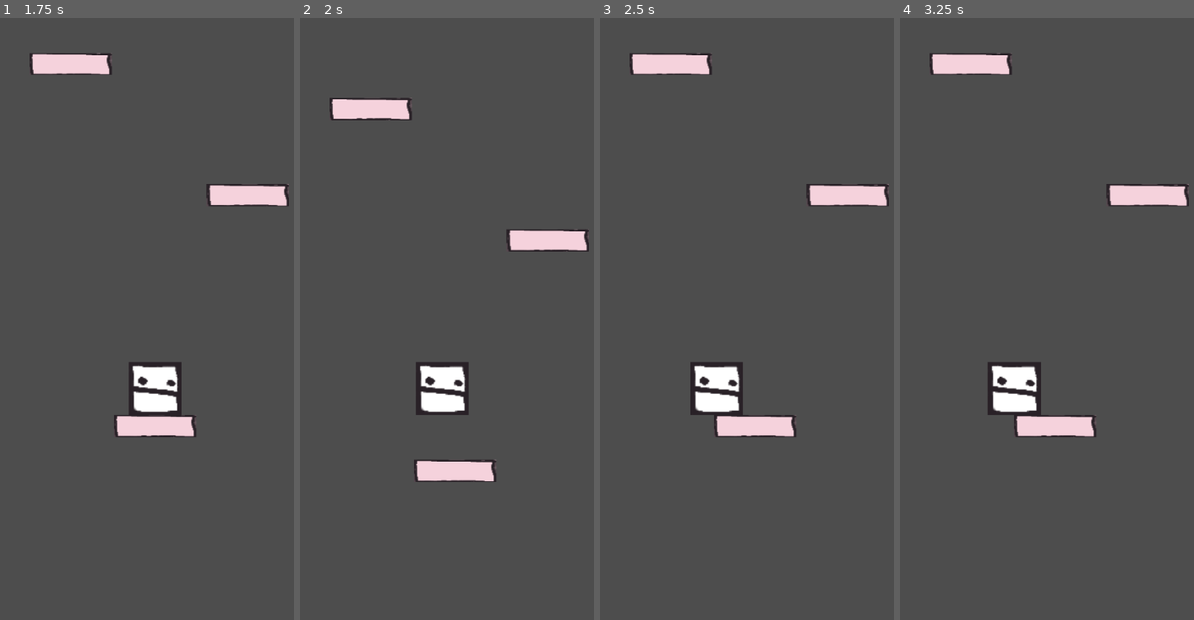
Above: before the commit, frames 1-4 (left to right).
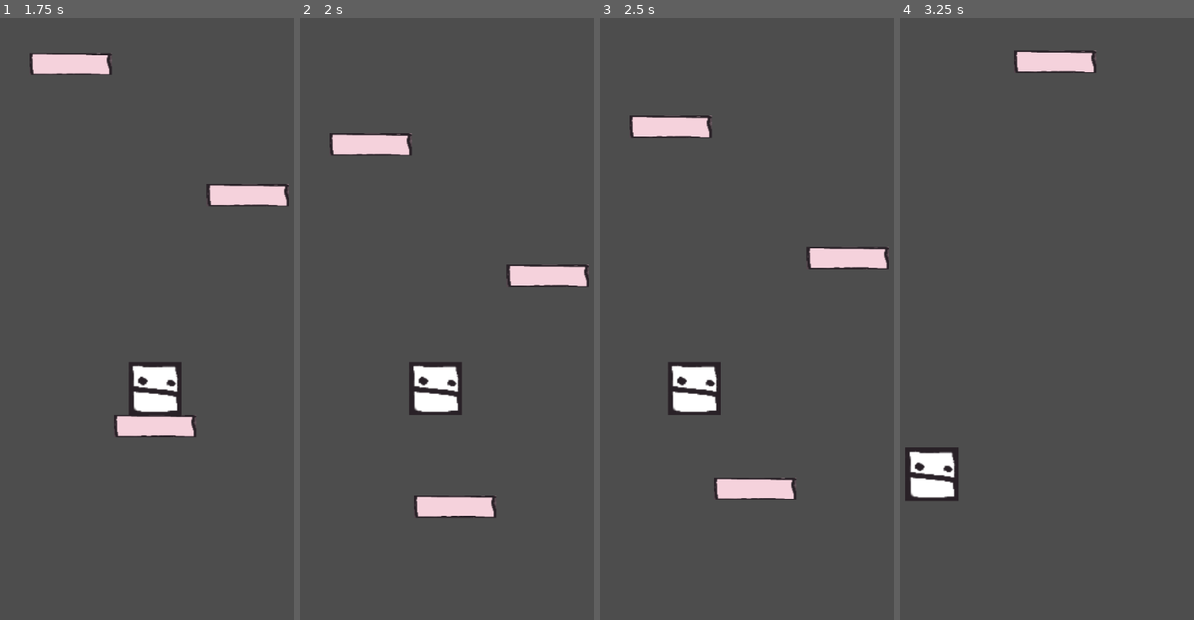
Above: after the commit, the same moments.

Repository: Damglador/PixelJump
Game: Godot game, scene res://scenes/game.tscn
Two runs of this game, one before a commit and one after it. Both use one fixed random seed, a clock stepped at 60 frames per second and the inputs below.
Inputs (mouse positions are in pixels of both pictures, inside the frame that each line leads up to):
- Up to frame 1 (1.75 s): tap Enter at 0.5 s; move the mouse to (249, 325) at 0.52 s; click (249, 325) at 0.67 s; tap Space at 1.25 s; drag from (88, 391) to (147, 493) at 1.27 s
- Up to frame 2 (2 s): no input
- Up to frame 3 (2.5 s): move the mouse to (802, 210) at 2.02 s; click (802, 210) at 2.17 s
- Up to frame 4 (3.25 s): drag from (1047, 493) to (952, 252) at 2.77 s

Frame 1 is identical in both runs. In frame 2, 6.8% of the frame differs, in the area x 10-99%, y 13-83%; in frame 3, 7.6%, in the area x 10-99%, y 5-81%; in frame 4, 7.0%.

Commit message:
Organize variables

Diff:
--- a/src/scripts/player.gd
+++ b/src/scripts/player.gd
@@ -2,9 +2,15 @@
 
 @onready var walls = get_tree().get_root().get_node("Game/Walls")
 @onready var death_zone = get_tree().get_root().get_node("Game/DeathZone")
-@export var POWER = 1
+@onready var arrow = $TheArrow
+@export_category("Jump")
+@export var POWER = 1.5
+@export var MAXJUMP_Y = 1000
+@export var MAXJUMP_X = 500
 @export var FRICTION = 3
 var maxpos = 640
+var startpos = null
+var endpos = null
 
 # Called when the node enters the scene tree for the first time.
 func _ready() -> void:
@@ -28,8 +34,6 @@
 	jump(x, y)
 
 
-var startpos = null
-var endpos = null
 
 func _input(event: InputEvent) -> void:
 	if event is InputEventScreenTouch:
@@ -46,8 +50,8 @@
 
 func jump(x, y) -> void:
 	if is_on_floor():
-		velocity.y += clamp(y, y, 1000)
-		velocity.x += clamp(x, x, 500)
+		velocity.y += clamp(y, -MAXJUMP_Y, MAXJUMP_Y)
+		velocity.x += clamp(x, -MAXJUMP_X, MAXJUMP_X)
 
 func _process(_delta: float) -> void:
 	pass
